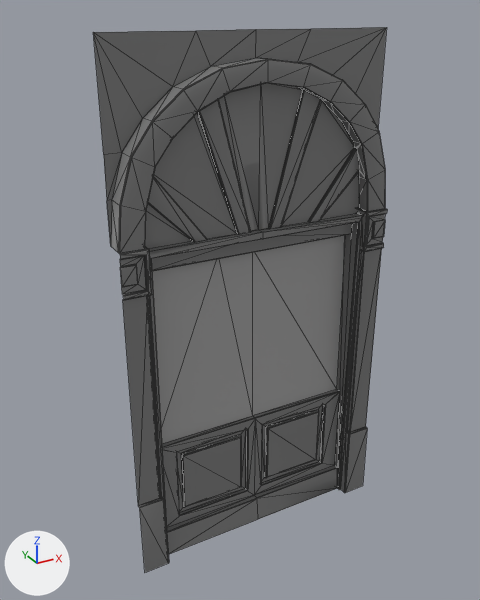
The FBX model Assets/Art/Enviro/M_atrapy/Mesh/M_A_window_03.fbx, before and after one commit.
One viewpoint serves both versions: a 50 mm camera at (-1.15, -3.77, 3.78) aimed at (0.9, -0.03, 1.91). The axes (+X, +Y, +Z) are drawn at lower left. The lights are the same throughout. The older version comes first. Mesh edges are drawn as thin lines. Where no turn or scale is listed for an object, it has been applied to the vertices. Vertices at exactly the same position are counted once.

Script lines for the objects in view, before the commit:
```python
me_mesh = bpy.data.meshes.new('Mesh')
me_mesh.from_pydata(...)  # 663 vertices, 1134 faces; spans x 0.0..2.0, y -0.23..-0.01, z 0.0..3.66
# faces by material slot: [1129, 5]
me_mesh.materials.append(mat_grey)  # grey #7f7f7f
me_mesh.materials.append(mat_glass)  # grey #a6a6a6
ob_m_a_window_03 = bpy.data.objects.new('M_A_window_03', me_mesh)
ob_m_a_window_03.location = (0.0, 0.0, 0.0)
```
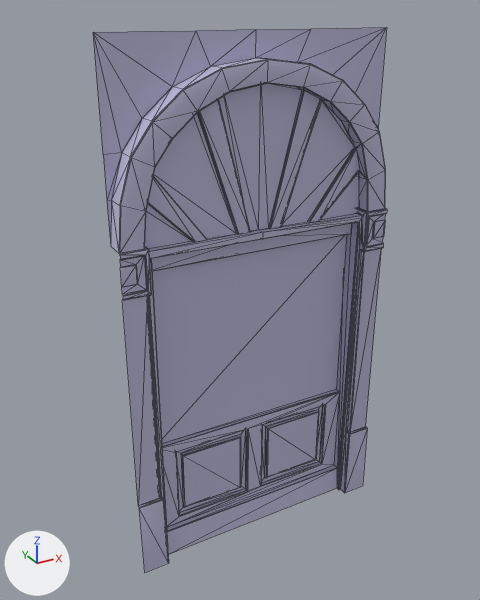
The newer file is also turned or shifted as a whole; pictures and numbers use the older file's frame.

Boxes [x1, y1, x2, y2] around the edits, measured in the pictures (480 x 600 px):
```json
{"part": 1, "of": "me_mesh", "change": "built on", "before": [108, 60, 386, 554], "after": [111, 58, 386, 515]}
{"part": 2, "of": "me_mesh", "change": "recoloured", "before": [93, 27, 387, 572], "after": [93, 27, 387, 572], "on screen": "grey to pale blue"}
```

Edits to the scene script, one JSON object a line:
```json
{"op": "add", "block": "mat_t_m_a", "code": ["mat_t_m_a = principled_material('T_M_A')", "mat_t_m_a.base_color = (0.514, 0.506, 0.707)  # pale blue #bebddb", "mat_t_m_a.roughness = 0.0"]}
{"block": "me_mesh", "where": "# used by ob_m_a_window_03; location = (0.0, 0.0, 0.0)"}
{"op": "remove", "block": "me_mesh", "code": "me_mesh.from_pydata(...)  # 663 vertices, 1134 faces; spans x 0.0..2.0, y -0.23..-0.01, z 0.0..3.66"}
{"op": "remove", "block": "me_mesh", "code": "me_mesh.materials.append(mat_glass)  # grey #a6a6a6"}
{"op": "add", "block": "me_mesh", "code": "me_mesh.from_pydata(...)  # 616 vertices, 1053 faces; spans x 0.0..2.0, y -0.23..-0.01, z 0.0..3.66"}
{"block": "me_mesh", "change": "me_mesh part 1: 3 vertices moved within x 0.52..2.0, y -0.2..-0.13, z 2.43..2.46; 77 vertices removed from x 0.0..2.0, y -0.22..-0.03, z 0.0..3.46; 30 vertices added at x 0.0..2.0, y -0.22..-0.05, z 0.27..3.46"}
{"block": "me_mesh", "change": "me_mesh part 2: 684 faces spanning x 0.0..2.0, y -0.23..-0.01, z 0.0..3.66 switch from mat_grey (grey #7f7f7f) to mat_t_m_a (pale blue #bebddb)"}
```
